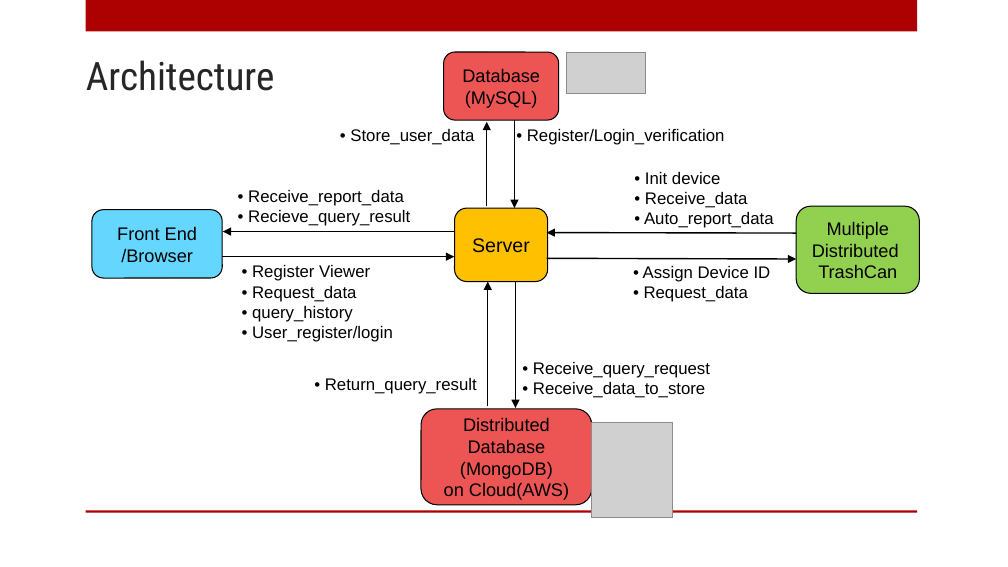
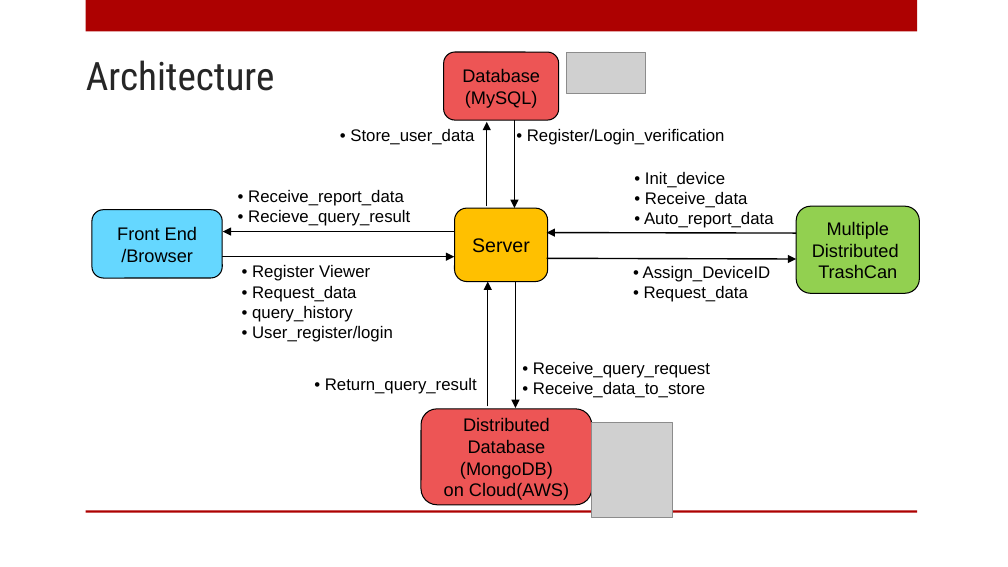
Before and after one commit to 504steven/IoT-TrashCanMonitoringSys, a slide deck: slide 3 of 297 Project Presentation.pptx. Drawn at 1008x567 pixels with LibreOffice and Linux fonts; fonts in the diff are those of the drawing; grey boxes stand for pictures; background and template pictures are left out. Boxes give left, top, right and bottom in pixels: in the first picture for what was removed or moved away, otherwise in the second. Text is boxed around its words. In the diff, an @@ line names an element or a change of style, - is before the commit and + after.

```diff
--- a/297 Project Presentation.pptx
+++ b/297 Project Presentation.pptx
@@ text at [645, 172, 725, 188]: text changed @@
-• Init device
+• Init_device
@@ text at [643, 266, 771, 282]: text changed @@
-• Assign Device ID
+• Assign_DeviceID
```
Also in this commit, not shown: 2 other slides changed.
